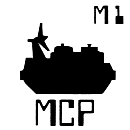
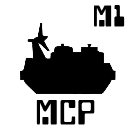
Before/after of a 130×130 layered artwork. What changed in the layer stack:
added layer "MCP" above "M1" over [36, 100, 95, 125]
added layer "M1" above "Layer 1 copy" over [94, 5, 125, 27]
added layer "Layer 1 copy" above "Layer 1" over [20, 23, 116, 100]
hid "Layer 1" over [20, 5, 125, 126]
